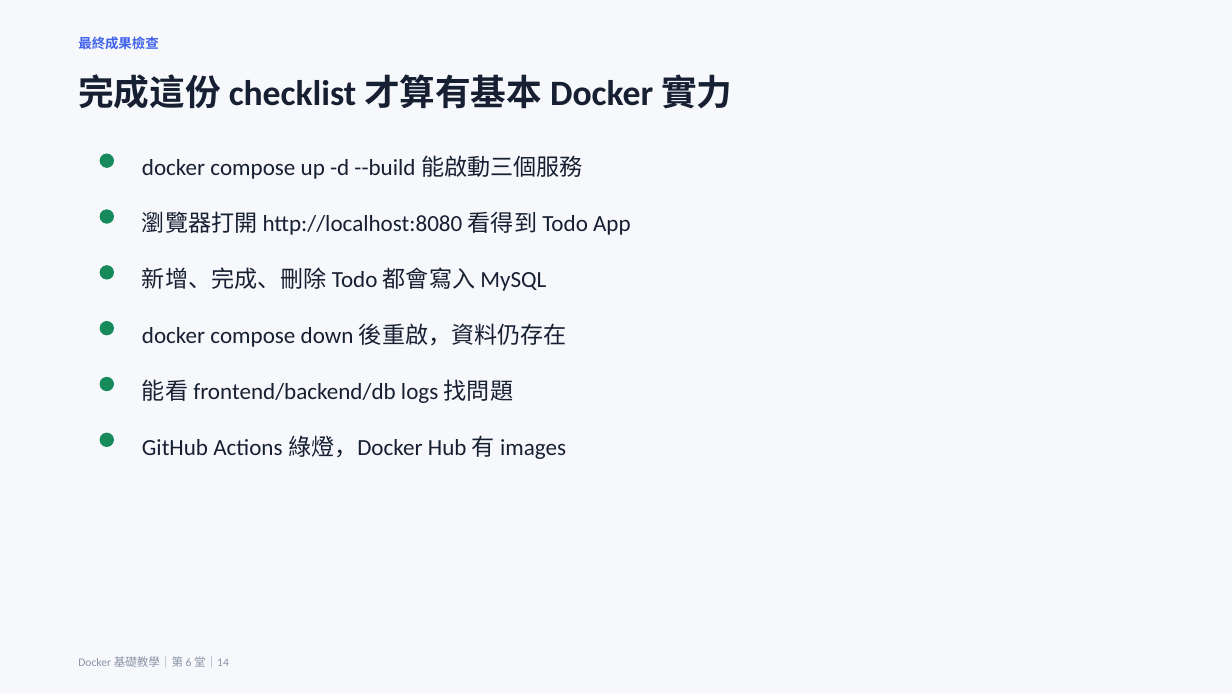
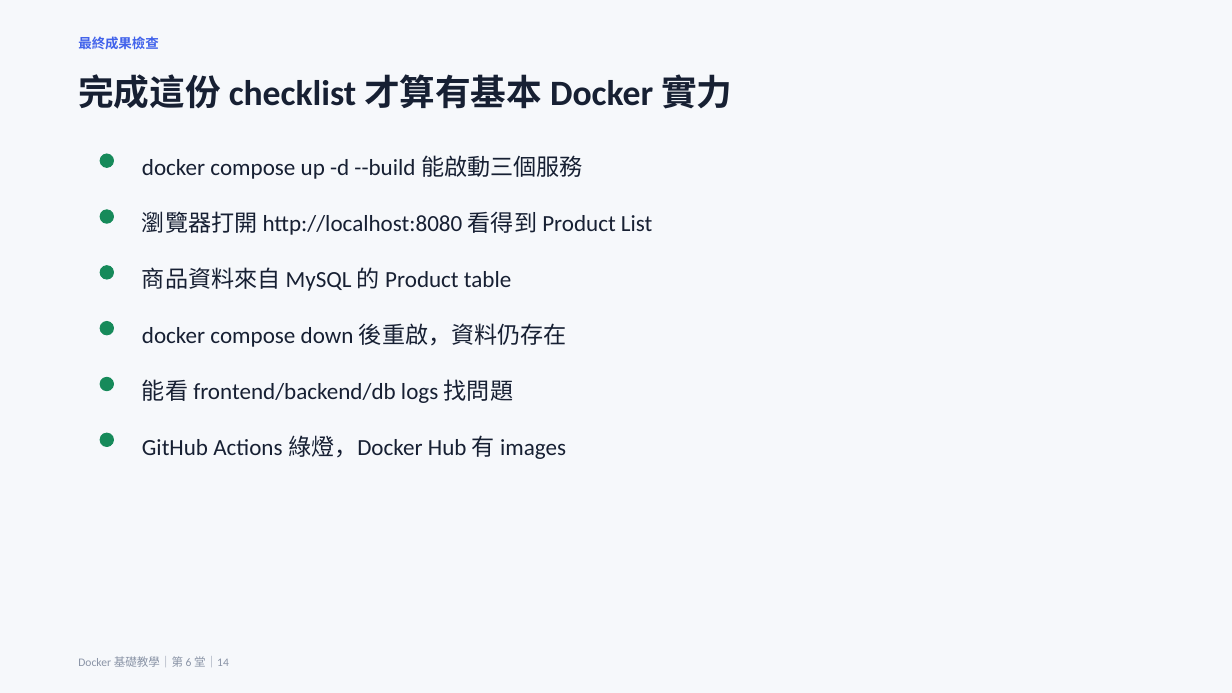
Before and after one commit to lalalalaluk/docker-practice, a slide deck: slide 19 of slides/docker-session6-fullstack-todo.pptx (slide 50 before the commit). Drawn at 1232x693 pixels with LibreOffice and Linux fonts; fonts in the diff are those of the drawing. Boxes give left, top, right and bottom in pixels: in the first picture for what was removed or moved away, otherwise in the second. Text is boxed around its words. In the diff, an @@ line names an element or a change of style, - is before the commit and + after.

```diff
--- a/slides/docker-session6-fullstack-todo.pptx
+++ b/slides/docker-session6-fullstack-todo.pptx
@@ text at <box>142,211,652,235</box>: text changed @@
-瀏覽器打開 http://localhost:8080 看得到 Todo App
+瀏覽器打開 http://localhost:8080 看得到 Product List
@@ text at <box>142,267,511,291</box>: text changed @@
-新增、完成、刪除 Todo 都會寫入 MySQL
+商品資料來自 MySQL 的 Product table
```
Also in this commit, not shown: 13 other slides changed, 8 slides added, 31 slides removed, 36 other files.
